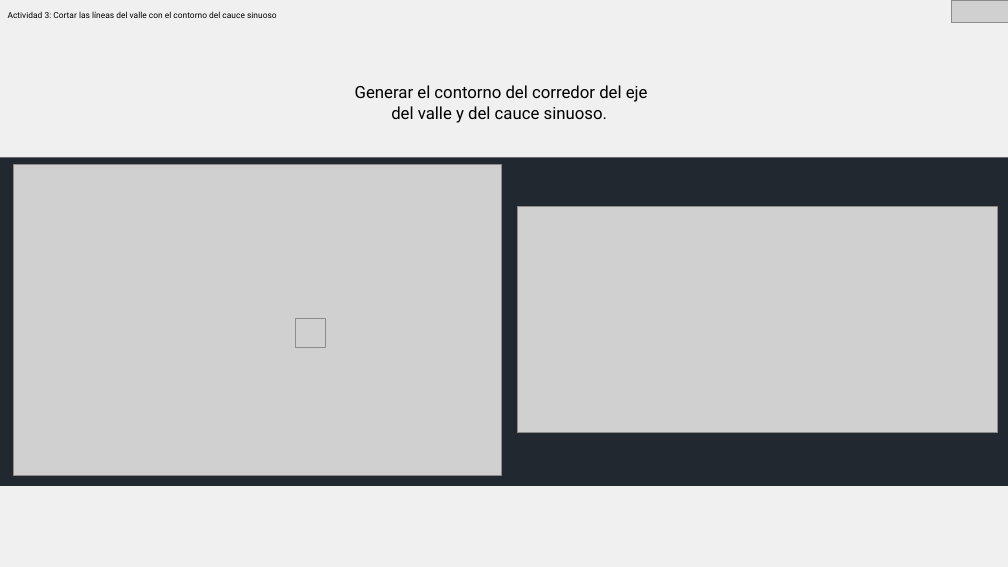
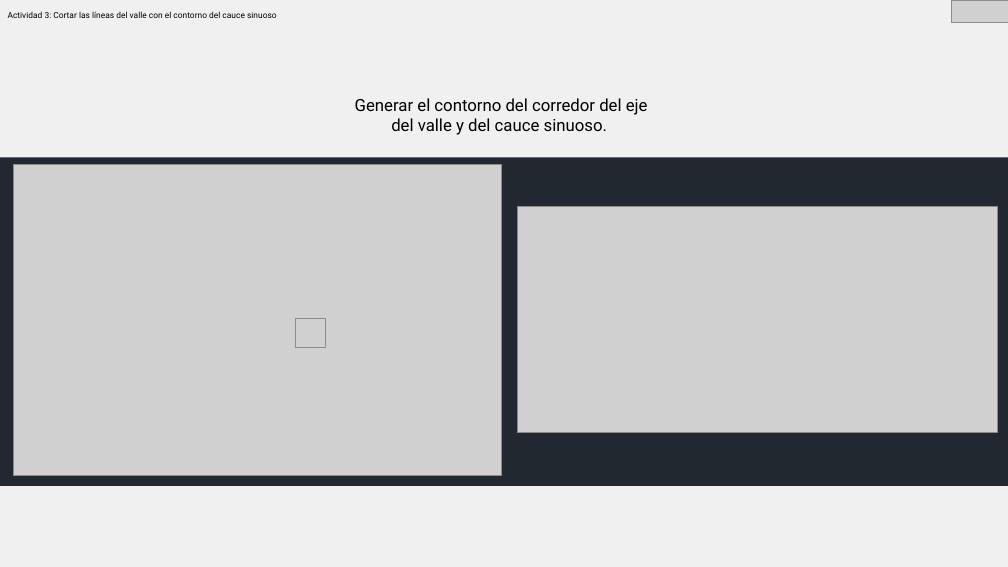
Before and after one commit to rcfdtools/R.HCMC, a slide deck: slide 10 of activity/M02A06/M02A06.pptx. Drawn at 1008x567 pixels with LibreOffice and Linux fonts; fonts in the diff are those of the drawing; grey boxes stand for pictures. Boxes give left, top, right and bottom in pixels: in the first picture for what was removed or moved away, otherwise in the second. Text is boxed around its words. In the diff, an @@ line names an element or a change of style, - is before the commit and + after.

```diff
--- a/activity/M02A06/M02A06.pptx
+++ b/activity/M02A06/M02A06.pptx
@@ text "Generar el contorno del corredor ...": place and size @@
-text "Generar el contorno del corredor ..." at bbox=[355, 85, 648, 123]
+text "Generar el contorno del corredor ..." at bbox=[355, 98, 648, 135]
```
Also in this commit, not shown: 5 other slides changed, 6 other files.
